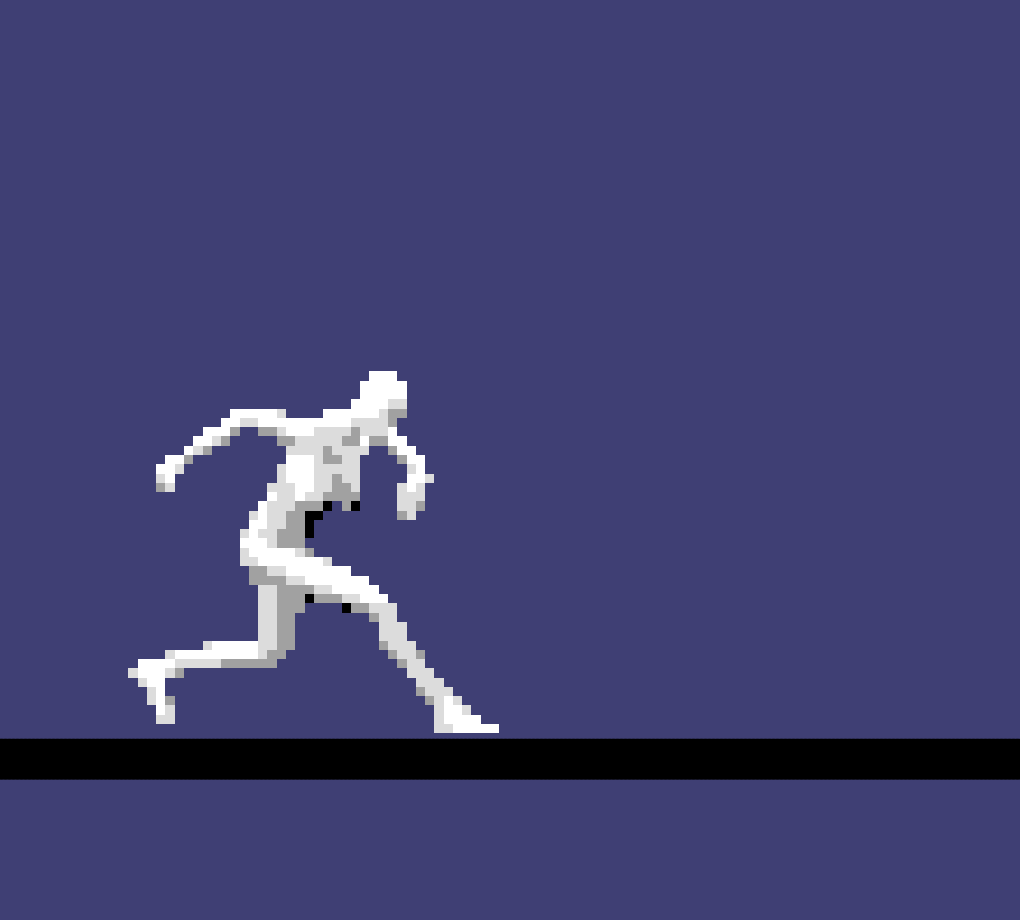
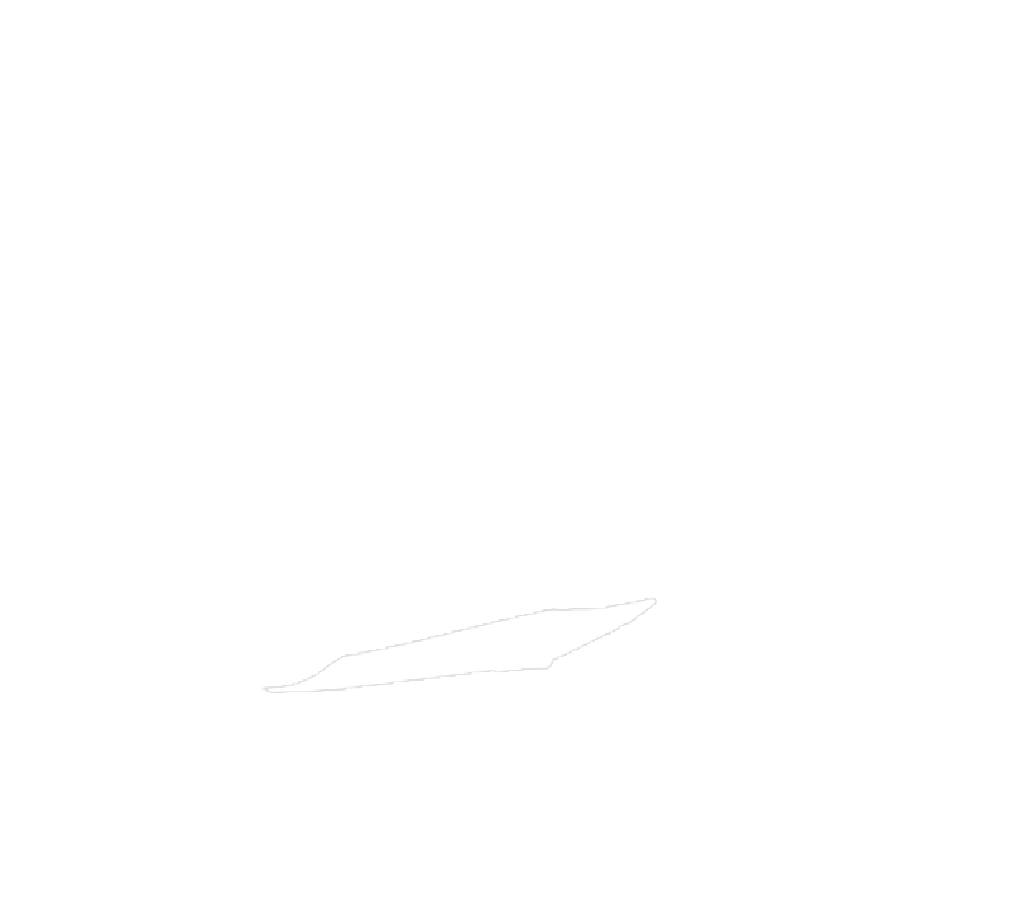
Comparing the layer stacks of the two 1020 × 920 images. Changes:
hid "L-A2", painted on it over [0, 0, 320, 448]
hid "Ground" over [0, 704, 1020, 920]
hid "Background" over [0, 0, 1020, 920]
